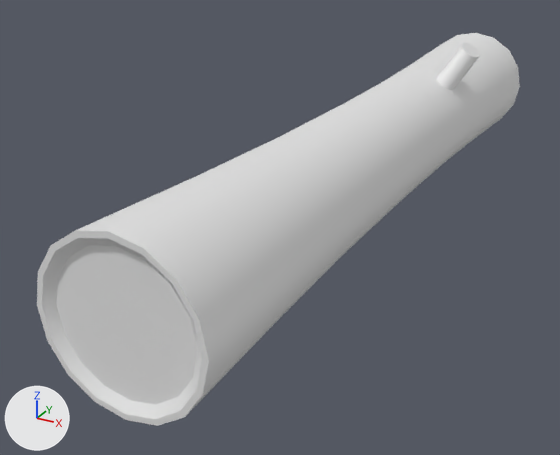
One commit to the FBX model Assets/Assets 3D/trunk.fbx: the scene before it, then after it.
Rendered twice from a 50 mm lens placed at (4.27, -10.37, 3.73), pointed at (-0.87, -1.03, -0.94). Lighting does not change. The marker at lower left points along +X, +Y and +Z.
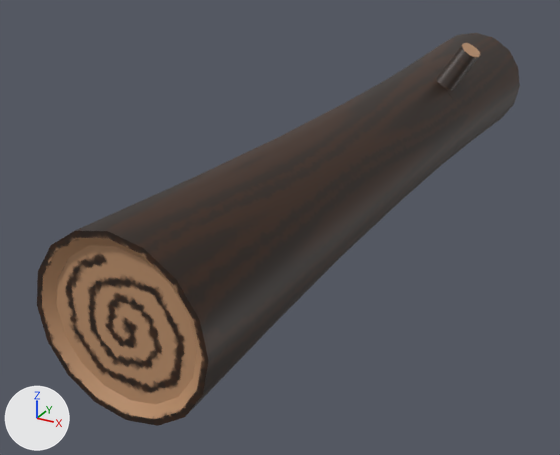
Scene script edits in JSON lines:
```json
{"op": "add", "block": "img_t_trunk_a_png", "code": ["img_t_trunk_a_png = load_image('T_trunk_A.png', '_unpacked/T_trunk_A.png', 1024, 1024, 'sRGB')"]}
{"op": "add", "block": "mat_tronc", "code": ["mat_tronc = principled_material('Tronc')", "mat_tronc.texture = img_t_trunk_a_png"]}
{"block": "me_cylinder", "where": "me_cylinder.from_pydata(...)  # 236 vertices, 202 faces; spans x -1.0..1.0, y -5.7..5.7, z -1.0..1.31"}
{"op": "add", "block": "me_cylinder", "code": "me_cylinder.materials.append(mat_tronc)  # picture img_t_trunk_a_png"}
```

Boxes (x1, y1, x2, y2) around the edits, measured in the pictures (560 x 455 px):
```json
{"object": "Cylinder", "change": "recoloured", "before": [37, 33, 520, 426], "after": [37, 33, 520, 426]}
```
